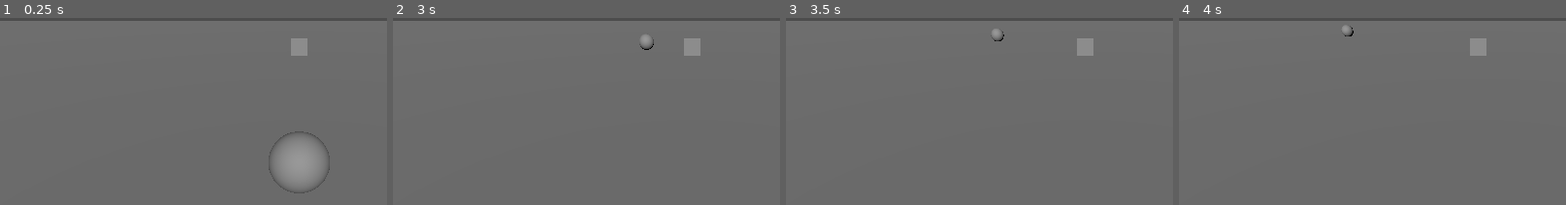
Above: before the commit, frames 1-4 (left to right).
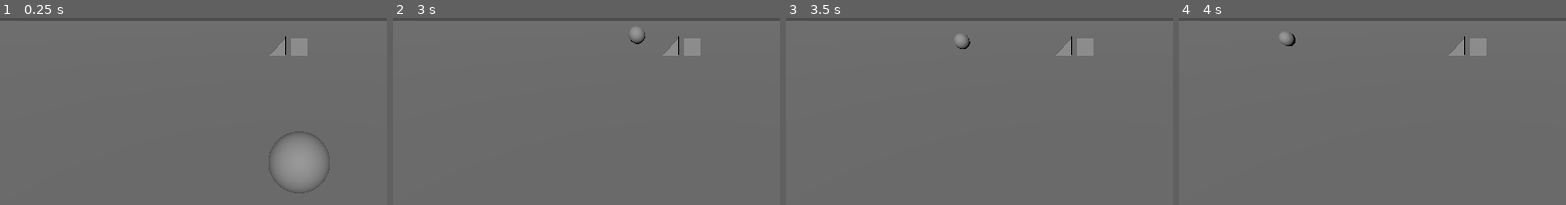
Above: after the commit, the same moments.

Repository: JohnStegmaier/GameDevTest
Game: Godot game, scene res://main.tscn
The game is run twice, just before and just after one commit, with the same random seed, the same clock (stepped at 60 frames per second) and the same inputs.
Inputs:
- Up to frame 1 (0.25 s): no input
- Up to frame 2 (3 s): hold Up (ui_up) 0.53-2.03 s; hold Left (ui_left) from 2.03 s (still down)
- Up to frame 3 (3.5 s): keep holding Left (ui_left)
- Up to frame 4 (4 s): release Left (ui_left) at 3.53 s; hold Down (ui_down) from 3.53 s (still down)
The pictures show only the part of the screen within x 11-61%, y 3-53%; the shares and areas given below are measured in that part.

The runs differ from the first frame. In frame 1, 0.2% of the frame differs, in the area x 69-74%, y 9-21%; in frame 2, 0.5%, in the area x 60-74%, y 5-21%; in frame 3, 0.4%; in frame 4, 0.4%.

Commit message:
Add ramp for improved player enjoyment

Diff:
--- a/main.tscn
+++ b/main.tscn
@@ -11,6 +11,11 @@
 [sub_resource type="PlaneMesh" id="PlaneMesh_0xm2m"]
 
 [sub_resource type="BoxShape3D" id="BoxShape3D_ig7tw"]
+
+[sub_resource type="PrismMesh" id="PrismMesh_ig7tw"]
+left_to_right = 1.0
+
+[sub_resource type="BoxShape3D" id="BoxShape3D_0xm2m"]
 
 [node name="Main" type="Node"]
 
@@ -45,3 +50,13 @@
 transform = Transform3D(100, 0, 0, 0, 5, 0, 0, 0, 100, 0, -2.42478, 0)
 shape = SubResource("BoxShape3D_ig7tw")
 debug_color = Color(0.910526, 0.132978, 0.652274, 0.42)
+
+[node name="Ramp" type="StaticBody3D" parent="."]
+transform = Transform3D(1, 0, 0, 0, 1, 0, 0, 0, 1, -1.35583, 0.5, -15)
+
+[node name="Wedge" type="MeshInstance3D" parent="Ramp"]
+mesh = SubResource("PrismMesh_ig7tw")
+
+[node name="CollisionShape3D" type="CollisionShape3D" parent="Ramp"]
+transform = Transform3D(0.989949, -0.00707107, 0, 0.989949, 0.00707107, 0, 0, 0, 1, 0, 0, 0)
+shape = SubResource("BoxShape3D_0xm2m")
Not shown: 1 places in main.tscn that only renumber resources
